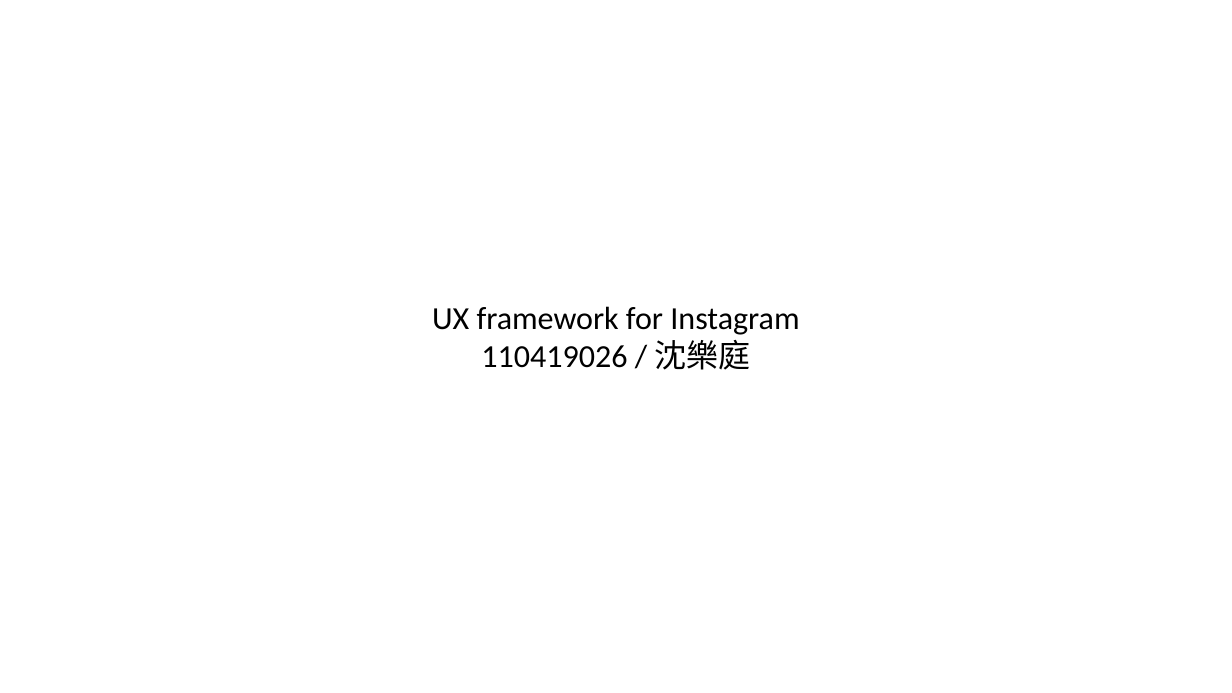
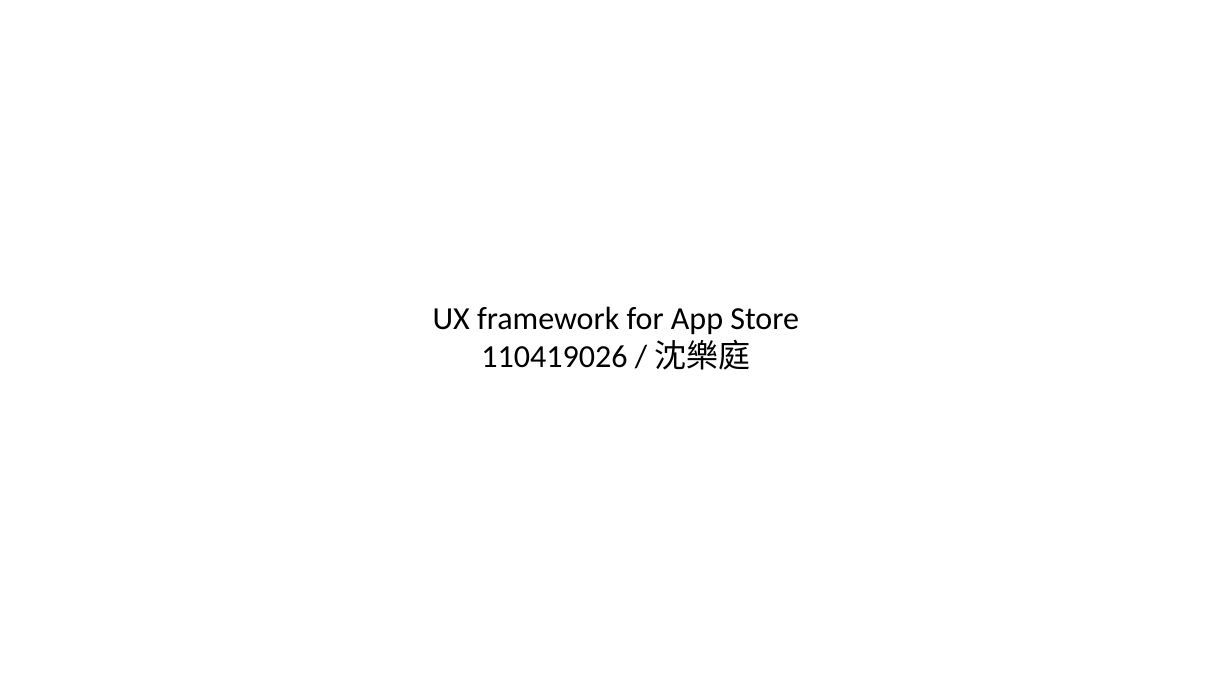
Before and after one commit to amyfu1998/APP_HK, a slide deck: slide 1 of wk6/ios設計.pptx. Drawn at 1232x693 pixels with LibreOffice and Linux fonts; fonts in the diff are those of the drawing. Boxes give left, top, right and bottom in pixels: in the first picture for what was removed or moved away, otherwise in the second. Text is boxed around its words. In the diff, an @@ line names an element or a change of style, - is before the commit and + after.

```diff
--- a/wk6/ios設計.pptx
+++ b/wk6/ios設計.pptx
@@ text at <box>433,306,799,335</box>: text changed @@
-UX framework for Instagram
+UX framework for App Store
```
Also in this commit, not shown: 2 other slides changed, 1 slide removed.
